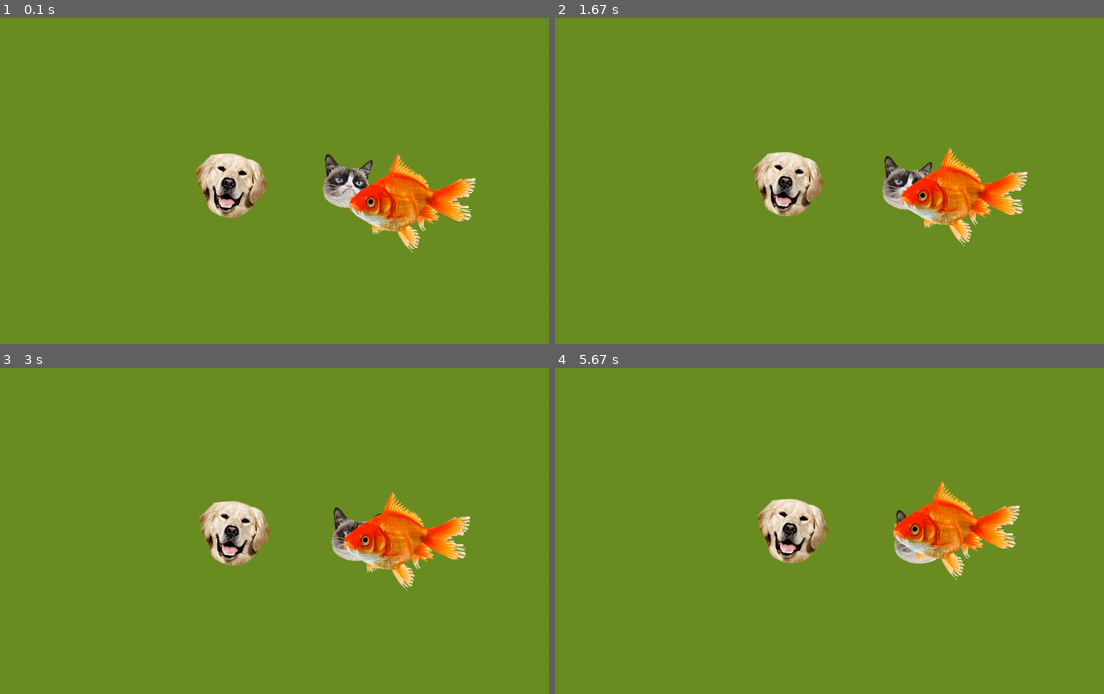
Above: before the commit, frames 1-4 (two rows, left to right).
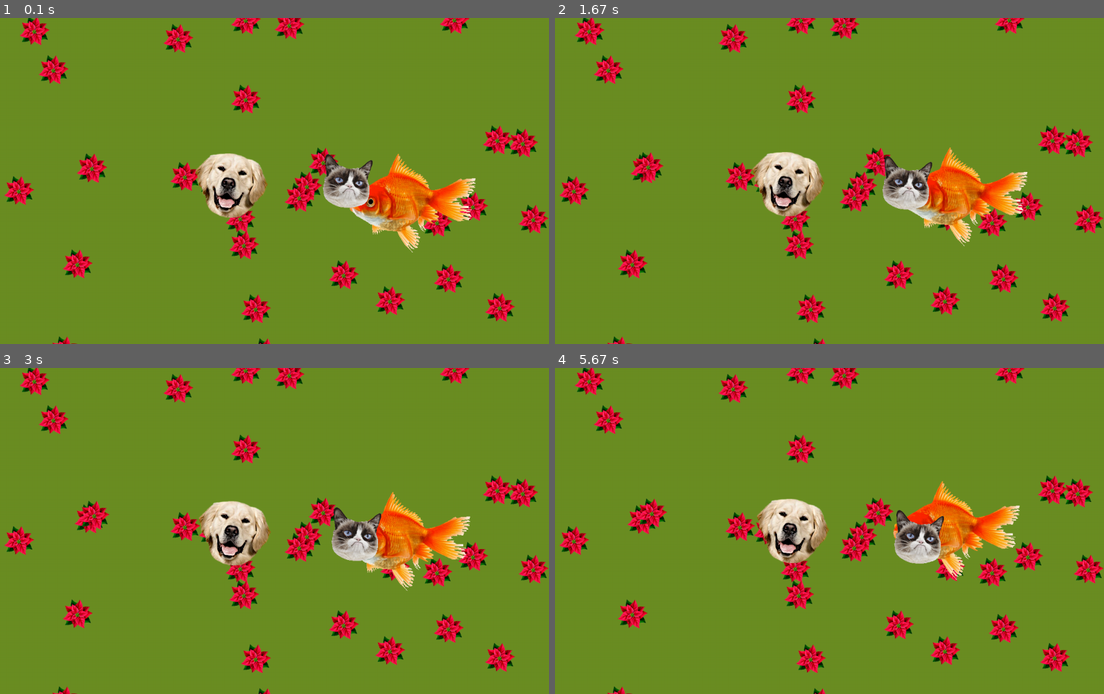
Above: after the commit, the same moments.

Repository: jimmygizmo/pygamefun
Game: pygame game, started from game/main.py
Same seed, same stepped clock (60 frames per second), same inputs: the game is played once before the commit and once after it.
Inputs:
- Up to frame 1 (0.1 s): no input
- Up to frame 2 (1.67 s): no input
- Up to frame 3 (3 s): no input
- Up to frame 4 (5.67 s): no input

The runs differ from the first frame. In frame 1, 7.2% of the frame differs, in the area x 0-100%, y 0-100%; in frame 2, 7.6%; in frame 3, 7.9%; in frame 4, 8.4%.

Commit message:
props vs monsters, prop templates. prop-spraying, a debug flag to use rectangles instead of images and other debug-only features.

Diff:
--- a/game/main.py
+++ b/game/main.py
@@ -2,6 +2,7 @@
 
 import pygame
 import os.path
+import random
 
 
 pygame.init()
@@ -11,43 +12,83 @@
 GAME_TITLE = 'Space Blasto'
 BGCOLOR = 'olivedrab'
 ASSET_PATH = 'assets'  # Relative path with no trailing slash.
+DEBUG = False
+PROP_SPRAY_COUNT = 40
+PROP_SPRAY_RADIUS = 400
 
 
 # MONSTER DATA
 monsters = []
+monster = {'name': 'red-flower-floaty',
+           'img':  'red-flower-66x64.png',
+           'w': 66,
+           'h': 64,
+           'color': 'red1',
+           'x': 240,
+           'y': 300,
+           'xv': -0.03,
+           'yv': 0.01,
+           }
+monsters.append(monster)
+monster = {'name': 'red-flower-drifty',
+           'img':  'red-flower-66x64.png',
+           'w': 66,
+           'h': 64,
+           'color': 'orangered',
+           'x': 240,
+           'y': 300,
+           'xv': 0.032,
+           'yv': -0.033,
+           }
+monsters.append(monster)
 monster = {'name': 'goldie',
            'img':  'gold-retriever-160x142.png',
            'w': 160,
            'h': 142,
-           'color': 'red',
+           'color': 'gold',
            'x': 500,
            'y': 300,
            'xv': 0.042,
            'yv': -0.03,
+           }
+monsters.append(monster)
+monster = {'name': 'fishy',
+           'img':  'goldfish-280x220.png',
+           'w': 280,
+           'h': 220,
+           'color': 'darkgoldenrod1',
+           'x': 840,
+           'y': 300,
+           'xv': -0.07,
+           'yv': -0.15,
            }
 monsters.append(monster)
 monster = {'name': 'grumpy',
            'img':  'grumpy-cat-110x120.png',
            'w': 110,
            'h': 120,
-           'color': 'blue',
+           'color': 'blanchedalmond',
            'x': 780,
            'y': 300,
            'xv': 0.11,
            'yv': 0.04,
            }
 monsters.append(monster)
-monster = {'name': 'fishy',
-           'img':  'goldfish-280x220.png',
-           'w': 280,
-           'h': 220,
-           'color': 'blue',
-           'x': 840,
-           'y': 300,
-           'xv': -0.07,
-           'yv': -0.15,
-           }
-monsters.append(monster)
+
+
+# PROP DATA
+prop_templates = []
+prop_template = {'name': 'red-flower',
+           'img':  'red-flower-66x64.png',
+           'w': 66,
+           'h': 64,
+           'color': 'purple',
+           'x': 640,
+           'y': 360,
+           'spray_count': 40,
+           'spray_radius': 600,
+           }
+prop_templates.append(prop_template)
 
 
 # DISPLAY SURFACE
@@ -56,16 +97,60 @@
 
 # INITIALIZE MONSTERS
 for monster in monsters:
-    # monster['surface'] = pygame.Surface((monster['w'], monster['h']))
-    # monster['surface'].fill(monster['color'])
-    imgpath = os.path.join(ASSET_PATH, monster['img'])
-    print(imgpath)
-    monster['surface'] = pygame.image.load(imgpath).convert_alpha()
-    # TODO: For performance, pre-calculate/populate values like half-width, half-height, etc. etc. etc.
-    # Don't do this if we find built in methods for FRect. This is probably well-covered by FRect/PyGame.
-    monster['Hw'] = monster['w'] / 2
-    monster['Hh'] = monster['h'] / 2
-
+    if DEBUG:
+        monster['surface'] = pygame.Surface((monster['w'], monster['h']))
+        monster['surface'].fill(monster['color'])
+    else:
+        imgpath = os.path.join(ASSET_PATH, monster['img'])
+        print(f"MONSTER: {imgpath}")  # ----DEBUG----
+        monster['surface'] = pygame.image.load(imgpath).convert_alpha()
+
+    # FRect/PyGame probably have facilities making such pre-calculations unnecessary, but the concept is very
+    # general and there are always many kinds of pre-calculation/caching performance-boost options one can
+    # apply in performance-critical areas. Leaving this here to show the concept. Monsters can carry some of their
+    # pre-calculated custom values they will use often (like for collision-detection). The trade-off is the speed
+    # to retrieve those values vs. calculate them each time. Such things need to be profiled appropriately to
+    # understand if you gain anything and how much.
+    monster['Hw'] = monster['w'] / 2  # Not using yet. May not need. (Good pre-calculation performance strategy.)
+    monster['Hh'] = monster['h'] / 2  # Not using yet. May not need. (Good pre-calculation performance strategy.)
+
+
+# INITIALIZE PROPS - 'SPRAY' REPLICATED PROPS (randomly within specified radius)
+props = []
+for prop_t in prop_templates:
+    for index in range(prop_t['spray_count']):  # We will use the index for a unique prop name. Not critical.
+        # We must create a NEW prop dictionary object each time, otherwise they would all be the same reference.
+        prop = {'img': prop_t['img'],  # Copy the unchanging attributes from the template before we customize any.
+                'w': prop_t['w'],
+                'h': prop_t['h'],
+                'color': prop_t['color'],
+                }
+        # As we iterate (spray), we will customize only some of the attributes.
+
+        diameter = 2 * prop_t['spray_radius']  # This variable makes if easier to read/understand. Remove for perf.
+        prop['name'] = prop_t['name'] + "-" + str(index)
+        print(f"SPRAYED PROP: {prop['name']}")  # ----DEBUG----
+        x_offset = random.randint(0, diameter) - prop_t['spray_radius']
+        y_offset = random.randint(0, diameter) - prop_t['spray_radius']
+        print(x_offset)  # ----DEBUG----
+        print(y_offset)  # ----DEBUG----
+        prop['x'] = prop_t['x'] + x_offset
+        prop['y'] = prop_t['y'] + y_offset
+
+        if DEBUG:
+            prop['surface'] = pygame.Surface((prop['w'], prop['h']))
+            prop['surface'].fill(prop['color'])
+        else:
+            imgpath = os.path.join(ASSET_PATH, prop['img'])
+            print(f"PROP: {imgpath}")
+            prop['surface'] = pygame.image.load(imgpath).convert_alpha()
+
+        props.append(prop)
+
+
+print(props)
+
+# ###############################################    MAIN EXECUTION    #################################################
 
 running = True
 while running:
@@ -104,7 +189,11 @@
     #display_surface.fill(BGCOLOR)  # Vid28:46 Interesting: If we don't always re-draw BG, moving things leave a trail.
     display_surface.fill(BGCOLOR)  # Normally we always re-draw the BG.
 
-    #display_surface.blit(one_surf, (one_x, one_y))
+    # DRAW PROPS
+    for prop in props:
+        display_surface.blit(prop['surface'], (prop['x'], prop['y']))
+
+    # DRAW MONSTERS
     for monster in monsters:
         display_surface.blit(monster['surface'], (monster['x'], monster['y']))
 
Binary file added: game/assets/red-flower-66x64.png
